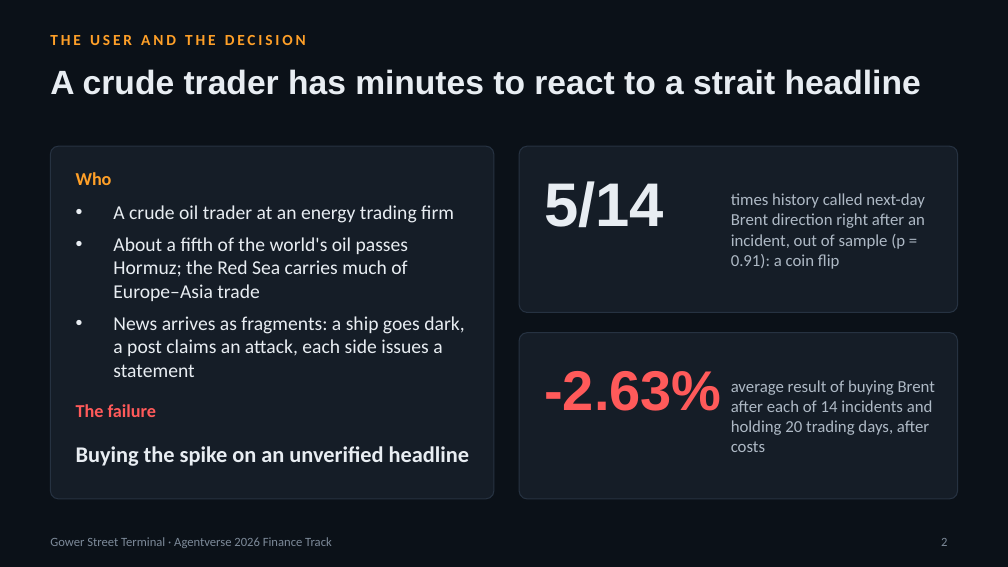
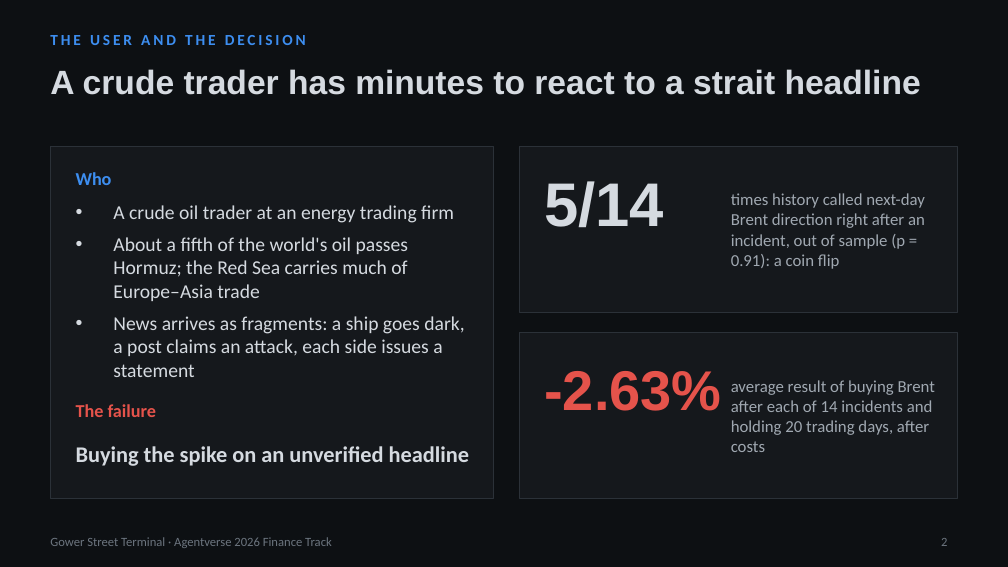
Before and after one commit to itsaminzare/gower-street-terminal, a slide deck: slide 2 of deck/Gower-Street-Terminal-pitch.pptx. Drawn at 1008x567 pixels with LibreOffice and Linux fonts; fonts in the diff are those of the drawing. Boxes give left, top, right and bottom in pixels: in the first picture for what was removed or moved away, otherwise in the second. Text is boxed around its words. In the diff, an @@ line names an element or a change of style, - is before the commit and + after.

```diff
--- a/deck/Gower-Street-Terminal-pitch.pptx
+++ b/deck/Gower-Street-Terminal-pitch.pptx
@@ background #0B1118 to #0D1013 @@
@@ text "THE USER AND THE DECISION" at box(50, 35, 306, 45): text colour #FFA028 to #3D8EF0 @@
@@ text "Who" at box(76, 172, 112, 185): text colour #FFA028 to #3D8EF0 @@
@@ text colour #E8EDF2 to #D5DAE0 in 4 elements at box(50, 69, 921, 95), box(113, 205, 464, 377), box(76, 446, 469, 466), box(544, 181, 664, 228) @@
@@ text "times history called next-day Brent ..." at box(731, 193, 925, 269): text colour #AEB9C5 to #A0A8B1 @@
@@ rounded rectangle to rectangle; fill #151D27 to #15181C; outline #263241 0.75 pt to #2B3138 0.75 pt in 3 elements at box(50, 146, 494, 499), box(519, 146, 958, 312), box(519, 333, 958, 499) @@
@@ text "-2.63%" at box(544, 371, 721, 411): text colour #FF5A5A to #E5534B @@
@@ text "average result of buying Brent ..." at box(731, 380, 935, 452): text colour #AEB9C5 to #A0A8B1 @@
@@ text "The failure" at box(76, 404, 156, 417): text colour #FF5A5A to #E5534B @@
@@ text "Gower Street Terminal · Agentverse ..." at box(50, 537, 332, 548): text colour #7D8A99 to #6C757F @@
@@ page number at box(941, 538, 947, 546): text colour #7D8A99 to #6C757F @@
```
Also in this commit, not shown: 9 other slides changed.
